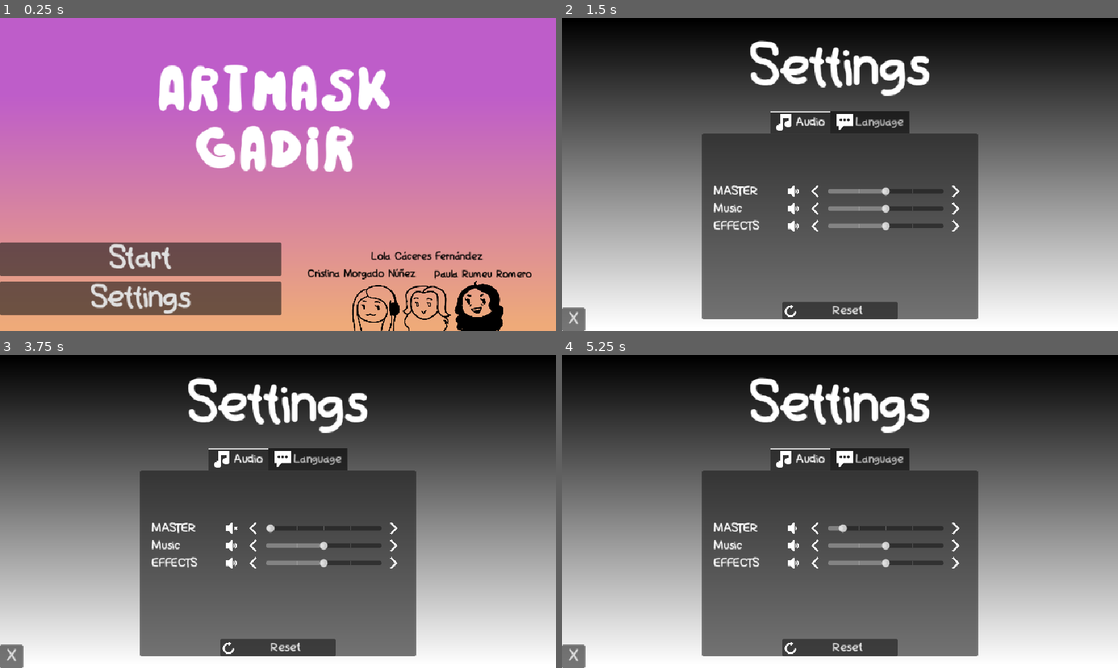
Above: before the commit, frames 1-4 (two rows, left to right).
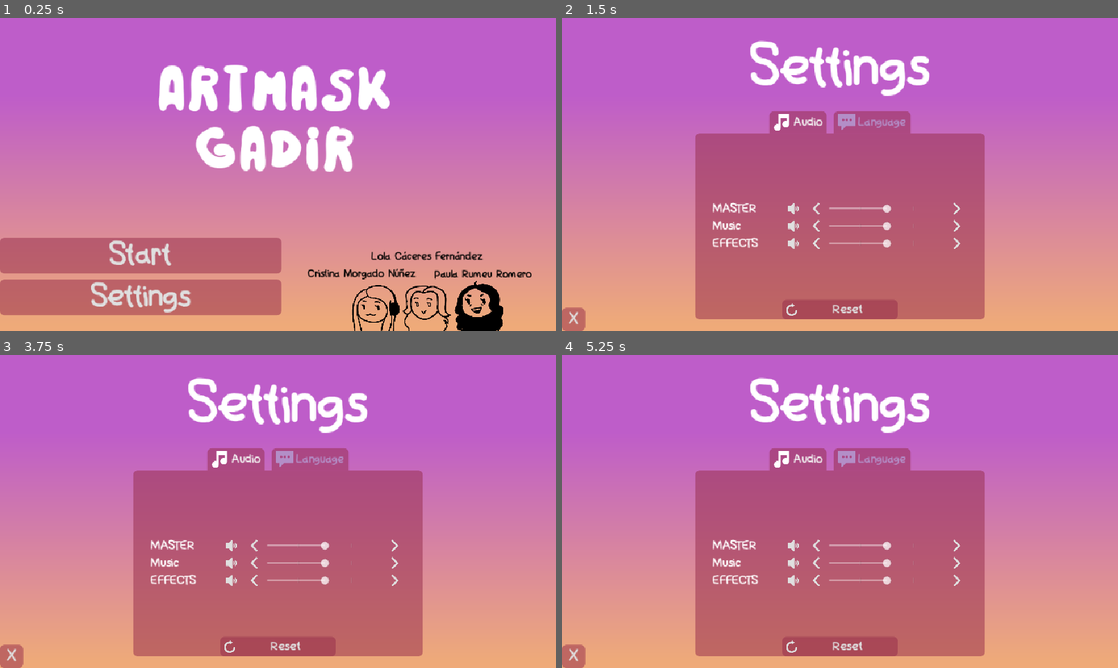
Above: after the commit, the same moments.

Repository: salem404/malagajam
Game: Godot game, scene res://scenes/main_menu.tscn
Two runs of this game, one before a commit and one after it. Both use one fixed random seed, a clock stepped at 60 frames per second and the inputs below.
Inputs (mouse positions are in pixels of both pictures, inside the frame that each line leads up to):
- Up to frame 1 (0.25 s): no input
- Up to frame 2 (1.5 s): click "Settings" at 0.5 s; click "Start" at 1.25 s
- Up to frame 3 (3.75 s): click "Start" at 2 s; click "Start" at 2.75 s; click (233, 527) at 3.52 s
- Up to frame 4 (5.25 s): click (817, 527) at 4.27 s; click (956, 527) at 5.02 s

The runs differ from the first frame. In frame 1, 11% of the frame differs, in the area x 0-51%, y 70-96%; in frame 2, 98%, in the area x 0-100%, y 0-100%; in frame 3, 98%; in frame 4, 98%.

Commit message:
feat: ✨ Tema final

Diff:
--- a/project.godot
+++ b/project.godot
@@ -21,9 +21,9 @@
 
 [autoload]
 
+AudioManager="*uid://bxhu3lxvcx2qd"
 ConfigManager="*uid://2vvqbbre80wg"
 TrozosRegistry="*uid://cg77lypfioher"
-AudioManager="*uid://bxhu3lxvcx2qd"
 
 [display]
 
--- a/scenes/create.tscn
+++ b/scenes/create.tscn
@@ -26,6 +26,14 @@
 shader_parameter/intensityY = 2.0
 shader_parameter/seed = 2002.0
 
+[sub_resource type="ShaderMaterial" id="ShaderMaterial_xcug1"]
+shader = ExtResource("2_b0hbb")
+shader_parameter/interval = 0.5
+shader_parameter/timeDelay = 0.0
+shader_parameter/intensityX = 2.0
+shader_parameter/intensityY = 6.0
+shader_parameter/seed = 8.0
+
 [sub_resource type="StyleBoxFlat" id="StyleBoxFlat_b0hbb"]
 bg_color = Color(0.74509805, 0.3647059, 0.7882353, 1)
 
@@ -35,6 +43,14 @@
 [sub_resource type="StyleBoxFlat" id="StyleBoxFlat_ee4bf"]
 bg_color = Color(0.7436546, 0.38700503, 0.6424372, 1)
 
+[sub_resource type="ShaderMaterial" id="ShaderMaterial_snhkh"]
+shader = ExtResource("2_b0hbb")
+shader_parameter/interval = 0.5
+shader_parameter/timeDelay = 0.0
+shader_parameter/intensityX = 2.0
+shader_parameter/intensityY = 2.0
+shader_parameter/seed = 50.0
+
 [node name="Create" type="VBoxContainer" unique_id=1630423358]
 anchors_preset = 15
 anchor_right = 1.0
@@ -69,7 +85,7 @@
 [node name="Model" type="Node2D" parent="Control/Preview/AspectRatioContainer/Mask" unique_id=1802959183]
 unique_name_in_owner = true
 material = SubResource("ShaderMaterial_t7pq5")
-position = Vector2(238, 263)
+position = Vector2(238, 289)
 
 [node name="AttachShape" type="Sprite2D" parent="Control/Preview/AspectRatioContainer/Mask/Model" unique_id=1159260493]
 use_parent_material = true
@@ -104,16 +120,19 @@
 alignment = 1
 
 [node name="cat_slot1" type="TextureRect" parent="Control/Preview/AspectRatioContainer/Mask/petition" unique_id=983862236]
+material = SubResource("ShaderMaterial_xcug1")
 layout_mode = 2
 texture = ExtResource("9_toonf")
 expand_mode = 2
 
 [node name="cat_slot2" type="TextureRect" parent="Control/Preview/AspectRatioContainer/Mask/petition" unique_id=858545972]
+material = SubResource("ShaderMaterial_xcug1")
 layout_mode = 2
 texture = ExtResource("9_toonf")
 expand_mode = 2
 
 [node name="cat_slot3" type="TextureRect" parent="Control/Preview/AspectRatioContainer/Mask/petition" unique_id=1499569591]
+material = SubResource("ShaderMaterial_xcug1")
 layout_mode = 2
 texture = ExtResource("9_toonf")
 expand_mode = 2
@@ -451,10 +470,10 @@
 anchors_preset = 15
 anchor_right = 1.0
 anchor_bottom = 1.0
-offset_left = 3.0
-grow_horizontal = 2
-grow_vertical = 2
-color = Color(0, 0, 0, 1)
+offset_left = -21.0
+grow_horizontal = 2
+grow_vertical = 2
+color = Color(0.48869473, 0.3742521, 0.89014494, 1)
 
 [node name="Label" type="Label" parent="CanvasLayer/ResultScreen" unique_id=1909537762]
 visible = false
@@ -475,7 +494,7 @@
 anchor_bottom = 1.0
 grow_horizontal = 2
 grow_vertical = 2
-alignment = 1
+alignment = 2
 
 [node name="petition1" type="HBoxContainer" parent="CanvasLayer/ResultScreen/VBoxContainer" unique_id=1244681309]
 layout_mode = 2
@@ -485,9 +504,10 @@
 [node name="ProgressBar" type="ProgressBar" parent="CanvasLayer/ResultScreen/VBoxContainer/petition1" unique_id=2135903472]
 layout_mode = 2
 size_flags_horizontal = 3
-size_flags_vertical = 1
+size_flags_vertical = 4
 
 [node name="cat_slot1" type="TextureRect" parent="CanvasLayer/ResultScreen/VBoxContainer/petition1" unique_id=3313250]
+material = SubResource("ShaderMaterial_snhkh")
 layout_mode = 2
 texture = ExtResource("9_toonf")
 expand_mode = 3
@@ -501,9 +521,10 @@
 [node name="ProgressBar" type="ProgressBar" parent="CanvasLayer/ResultScreen/VBoxContainer/petition2" unique_id=433631793]
 layout_mode = 2
 size_flags_horizontal = 3
-size_flags_vertical = 1
+size_flags_vertical = 4
 
 [node name="cat_slot2" type="TextureRect" parent="CanvasLayer/ResultScreen/VBoxContainer/petition2" unique_id=1055914919]
+material = SubResource("ShaderMaterial_snhkh")
 layout_mode = 2
 texture = ExtResource("9_toonf")
 expand_mode = 3
@@ -517,9 +538,10 @@
 [node name="ProgressBar" type="ProgressBar" parent="CanvasLayer/ResultScreen/VBoxContainer/petition3" unique_id=1293852620]
 layout_mode = 2
 size_flags_horizontal = 3
-size_flags_vertical = 1
+size_flags_vertical = 4
 
 [node name="cat_slot3" type="TextureRect" parent="CanvasLayer/ResultScreen/VBoxContainer/petition3" unique_id=1644051897]
+material = SubResource("ShaderMaterial_snhkh")
 layout_mode = 2
 texture = ExtResource("9_toonf")
 expand_mode = 3
--- a/scenes/settings.tscn
+++ b/scenes/settings.tscn
@@ -10,9 +10,12 @@
 [ext_resource type="Texture2D" uid="uid://cww7e2vwy154t" path="res://assets/Prinbles_YetAnotherIcons (beta) (9_7_2023)/svg/White-Icon/Repeat-Right.svg" id="7_am25x"]
 
 [sub_resource type="Gradient" id="Gradient_f4mfi"]
-
-[sub_resource type="GradientTexture2D" id="GradientTexture2D_es4n0"]
+offsets = PackedFloat32Array(0, 0.9826087)
+colors = PackedColorArray(0.7449832, 0.3633014, 0.78910446, 1, 0.93580663, 0.667182, 0.47418398, 1)
+
+[sub_resource type="GradientTexture2D" id="GradientTexture2D_gjs24"]
 gradient = SubResource("Gradient_f4mfi")
+fill_from = Vector2(0, 0.24358974)
 fill_to = Vector2(0, 1)
 
 [sub_resource type="LabelSettings" id="LabelSettings_manaa"]
@@ -27,14 +30,14 @@
 grow_vertical = 2
 script = ExtResource("1_5p8wc")
 
-[node name="Panel" type="TextureRect" parent="." unique_id=953083373]
+[node name="Panel2" type="TextureRect" parent="." unique_id=885525014]
 layout_mode = 1
 anchors_preset = 15
 anchor_right = 1.0
 anchor_bottom = 1.0
 grow_horizontal = 2
 grow_vertical = 2
-texture = SubResource("GradientTexture2D_es4n0")
+texture = SubResource("GradientTexture2D_gjs24")
 
 [node name="AjustesLabel" type="Label" parent="." unique_id=1992692996]
 layout_mode = 1
@@ -65,16 +68,13 @@
 tab_1/icon = ExtResource("2_gis3k")
 
 [node name="Audio" type="AspectRatioContainer" parent="MarginContainer/TabContainer" unique_id=209815922]
+custom_minimum_size = Vector2(500, 0)
 layout_mode = 2
 script = ExtResource("2_6wm04")
 metadata/_tab_index = 0
 
 [node name="MarginContainer" type="MarginContainer" parent="MarginContainer/TabContainer/Audio" unique_id=784630103]
 layout_mode = 2
-theme_override_constants/margin_left = 20
-theme_override_constants/margin_top = 0
-theme_override_constants/margin_right = 20
-theme_override_constants/margin_bottom = 60
 
 [node name="VBoxContainer" type="VBoxContainer" parent="MarginContainer/TabContainer/Audio/MarginContainer" unique_id=230728934]
 layout_mode = 2
@@ -351,6 +351,7 @@
 
 [node name="ui_language" type="AspectRatioContainer" parent="MarginContainer/TabContainer" unique_id=2035578903]
 visible = false
+custom_minimum_size = Vector2(500, 0)
 layout_mode = 2
 script = ExtResource("3_f4mfi")
 metadata/_tab_index = 1
--- a/scripts/trozos_registry.gd
+++ b/scripts/trozos_registry.gd
@@ -301,6 +301,37 @@
 		"mandibula",
 		{"futurista":1.0},
 		),
+	"miku_cabeza": Trozo.new(
+		14,
+		"cabeza",
+		{"cuqui":1.0},
+		),
+	"cabeza15": Trozo.new(
+		15,
+		"cabeza",
+		{"cuqui":1.0},
+		),
+	"miku_ojos": Trozo.new(
+		14,
+		"ojos",
+		{"cuqui":1.0},
+		),
+	"miku_mandibula": Trozo.new(
+		14,
+		"mandibula",
+		{"cuqui":0.5,"futurista":0.5},
+		),
+	"mandibula15": Trozo.new(
+		15,
+		"mandibula",
+		{"futurista":0.5,"macabro":0.5},
+		),
+	"cabeza16": Trozo.new(
+		16,
+		"cabeza",
+		{"futurista":0.5,"macabro":0.5},
+		),
+
 }
 
 
--- a/theme/base_theme.tres
+++ b/theme/base_theme.tres
@@ -1,13 +1,153 @@
 [gd_resource type="Theme" format=3 uid="uid://b6ji3rmwvgkvw"]
 
+[ext_resource type="StyleBox" uid="uid://bo3jo6y4cfhev" path="res://theme/transparente_rosa_btn.tres" id="1_21fca"]
+[ext_resource type="StyleBox" uid="uid://cn3h406x8vgf2" path="res://theme/transparente_rosa.tres" id="2_mfypk"]
+[ext_resource type="StyleBox" uid="uid://lgxyaevnnjbe" path="res://theme/transparente_rosa_tab.tres" id="3_5n10c"]
+
+[sub_resource type="StyleBoxFlat" id="StyleBoxFlat_21fca"]
+content_margin_left = 6.0
+content_margin_top = 6.0
+content_margin_right = 6.0
+content_margin_bottom = 6.0
+bg_color = Color(0.8150251, 0.30045033, 0.43936652, 0.5254902)
+corner_radius_top_left = 8
+corner_radius_top_right = 8
+corner_radius_bottom_right = 8
+corner_radius_bottom_left = 8
+shadow_color = Color(0.5375433, 0.2251156, 0.18985656, 0.6)
+shadow_offset = Vector2(5, 5)
+
+[sub_resource type="StyleBoxFlat" id="StyleBoxFlat_5n10c"]
+content_margin_left = 6.0
+content_margin_top = 6.0
+content_margin_right = 6.0
+content_margin_bottom = 6.0
+bg_color = Color(0.5242448, 0.15259162, 0.26036826, 0.5254902)
+corner_radius_top_left = 8
+corner_radius_top_right = 8
+corner_radius_bottom_right = 8
+corner_radius_bottom_left = 8
+shadow_color = Color(0.5375433, 0.2251156, 0.18985656, 0.6)
+shadow_offset = Vector2(5, 5)
+
+[sub_resource type="StyleBoxFlat" id="StyleBoxFlat_osrpa"]
+bg_color = Color(0.7231907, 0.52467155, 0.69512755, 1)
+border_width_left = 5
+border_width_top = 5
+border_width_right = 5
+border_width_bottom = 5
+border_color = Color(0.74509805, 0.3882353, 0.6431373, 1)
+expand_margin_top = 2.0
+expand_margin_bottom = 2.0
+
+[sub_resource type="StyleBoxFlat" id="StyleBoxFlat_fqa2u"]
+bg_color = Color(0.7231907, 0.52467155, 0.69512755, 1)
+border_width_left = 5
+border_width_top = 5
+border_width_right = 5
+border_width_bottom = 5
+border_color = Color(0.74509805, 0.3882353, 0.6431373, 1)
+expand_margin_top = 2.0
+expand_margin_bottom = 2.0
+
+[sub_resource type="StyleBoxFlat" id="StyleBoxFlat_mqwa4"]
+bg_color = Color(0.7231907, 0.52467155, 0.69512755, 1)
+border_width_left = 5
+border_width_top = 5
+border_width_right = 5
+border_width_bottom = 5
+border_color = Color(0.74509805, 0.3882353, 0.6431373, 1)
+expand_margin_top = 2.0
+expand_margin_bottom = 2.0
+
+[sub_resource type="StyleBoxTexture" id="StyleBoxTexture_21fca"]
+texture_margin_left = 2.0
+texture_margin_top = 2.0
+texture_margin_right = 1.0
+texture_margin_bottom = 1.0
+
+[sub_resource type="StyleBoxFlat" id="StyleBoxFlat_61lpa"]
+bg_color = Color(0.6601427, 0.20933974, 0.33797207, 0.5254902)
+corner_radius_top_left = 8
+corner_radius_top_right = 8
+corner_radius_bottom_right = 8
+corner_radius_bottom_left = 8
+shadow_color = Color(0.5375433, 0.2251156, 0.18985656, 0.6)
+shadow_offset = Vector2(5, 5)
+
+[sub_resource type="StyleBoxFlat" id="StyleBoxFlat_j41tq"]
+bg_color = Color(0.13591766, 0.0049497876, 0.1298697, 1)
+corner_radius_top_left = 8
+corner_radius_top_right = 8
+corner_radius_bottom_right = 8
+corner_radius_bottom_left = 8
+shadow_size = 1
+shadow_offset = Vector2(2, 2)
+
+[sub_resource type="StyleBoxFlat" id="StyleBoxFlat_8bxxw"]
+bg_color = Color(0.7436234, 0.22014019, 0.715879, 1)
+
+[sub_resource type="StyleBoxFlat" id="StyleBoxFlat_mfypk"]
+bg_color = Color(0.58619994, 0.17528927, 0.29396158, 0.5254902)
+corner_radius_top_left = 8
+corner_radius_top_right = 8
+corner_radius_bottom_right = 8
+corner_radius_bottom_left = 8
+shadow_color = Color(0.5375433, 0.2251156, 0.18985656, 0.6)
+shadow_offset = Vector2(5, 5)
+
+[sub_resource type="StyleBoxFlat" id="StyleBoxFlat_icw8h"]
+content_margin_left = 8.0
+content_margin_top = 2.0
+content_margin_right = 8.0
+content_margin_bottom = 2.0
+bg_color = Color(0.67241323, 0.2909049, 0.42287916, 0.5254902)
+corner_radius_top_left = 8
+corner_radius_top_right = 8
+shadow_color = Color(0.5375433, 0.2251156, 0.18985656, 0.6)
+shadow_offset = Vector2(5, 5)
+
+[sub_resource type="StyleBoxEmpty" id="StyleBoxEmpty_5n10c"]
+
+[sub_resource type="StyleBoxFlat" id="StyleBoxFlat_1co2q"]
+bg_color = Color(0.2671211, 0.6330378, 0.8853996, 1)
+border_color = Color(0.29123634, 0.085499145, 0.21997607, 1)
+corner_radius_top_left = 8
+corner_radius_top_right = 8
+corner_radius_bottom_right = 8
+corner_radius_bottom_left = 8
+
 [resource]
+Button/colors/icon_normal_color = Color(0.8745098, 0.8745098, 0.8745098, 1)
 Button/constants/h_separation = 4
 Button/constants/icon_max_width = 22
 Button/font_sizes/font_size = 25
-ColorPickerButton/styles/normal = null
+Button/styles/hover = SubResource("StyleBoxFlat_21fca")
+Button/styles/normal = ExtResource("1_21fca")
+Button/styles/pressed = SubResource("StyleBoxFlat_5n10c")
+ColorPickerButton/styles/hover = SubResource("StyleBoxFlat_osrpa")
+ColorPickerButton/styles/normal = SubResource("StyleBoxFlat_fqa2u")
+ColorPickerButton/styles/pressed = SubResource("StyleBoxFlat_mqwa4")
+HSlider/styles/slider = SubResource("StyleBoxTexture_21fca")
 MarginContainer/constants/margin_bottom = 20
 MarginContainer/constants/margin_left = 20
 MarginContainer/constants/margin_right = 20
 MarginContainer/constants/margin_top = 20
+Panel/styles/panel = null
+PopupMenu/styles/hover = SubResource("StyleBoxFlat_61lpa")
+PopupMenu/styles/panel = ExtResource("2_mfypk")
+ProgressBar/styles/background = SubResource("StyleBoxFlat_j41tq")
+ProgressBar/styles/fill = SubResource("StyleBoxFlat_8bxxw")
+TabContainer/colors/font_unselected_color = Color(0.7176471, 0.72156864, 0.9411765, 0.62352943)
+TabContainer/colors/icon_disabled_color = Color(0.6666667, 0.67058825, 0.9254902, 0.64705884)
+TabContainer/colors/icon_unselected_color = Color(0.7019608, 0.5568628, 0.78039217, 1)
 TabContainer/constants/icon_max_width = 30
+TabContainer/constants/tab_separation = 12
 TabContainer/font_sizes/font_size = 19
+TabContainer/styles/panel = SubResource("StyleBoxFlat_mfypk")
+TabContainer/styles/tab_focus = null
+TabContainer/styles/tab_hovered = SubResource("StyleBoxFlat_icw8h")
+TabContainer/styles/tab_selected = ExtResource("3_5n10c")
+TabContainer/styles/tab_unselected = ExtResource("3_5n10c")
+TabContainer/styles/tabbar_background = SubResource("StyleBoxEmpty_5n10c")
+VScrollBar/styles/scroll = SubResource("StyleBoxFlat_1co2q")
--- /dev/null
+++ b/theme/transparente_rosa.tres
@@ -0,0 +1,10 @@
+[gd_resource type="StyleBoxFlat" format=3 uid="uid://cn3h406x8vgf2"]
+
+[resource]
+bg_color = Color(0.58619994, 0.17528927, 0.29396158, 0.5254902)
+corner_radius_top_left = 8
+corner_radius_top_right = 8
+corner_radius_bottom_right = 8
+corner_radius_bottom_left = 8
+shadow_color = Color(0.5375433, 0.2251156, 0.18985656, 0.6)
+shadow_offset = Vector2(5, 5)
--- /dev/null
+++ b/theme/transparente_rosa_btn.tres
@@ -0,0 +1,14 @@
+[gd_resource type="StyleBoxFlat" format=3 uid="uid://bo3jo6y4cfhev"]
+
+[resource]
+content_margin_left = 6.0
+content_margin_top = 6.0
+content_margin_right = 6.0
+content_margin_bottom = 6.0
+bg_color = Color(0.58619994, 0.17528927, 0.29396158, 0.5254902)
+corner_radius_top_left = 8
+corner_radius_top_right = 8
+corner_radius_bottom_right = 8
+corner_radius_bottom_left = 8
+shadow_color = Color(0.5375433, 0.2251156, 0.18985656, 0.6)
+shadow_offset = Vector2(5, 5)
--- /dev/null
+++ b/theme/transparente_rosa_tab.tres
@@ -0,0 +1,12 @@
+[gd_resource type="StyleBoxFlat" format=3 uid="uid://lgxyaevnnjbe"]
+
+[resource]
+content_margin_left = 8.0
+content_margin_top = 2.0
+content_margin_right = 8.0
+content_margin_bottom = 2.0
+bg_color = Color(0.58619994, 0.17528927, 0.29396158, 0.5254902)
+corner_radius_top_left = 8
+corner_radius_top_right = 8
+shadow_color = Color(0.5375433, 0.2251156, 0.18985656, 0.6)
+shadow_offset = Vector2(5, 5)
Binary file added: assets/trozos/cabeza/14.png
Not shown, added: assets/trozos/cabeza/14.png.import
Binary file added: assets/trozos/cabeza/15.png
Not shown, added: assets/trozos/cabeza/15.png.import
Binary file added: assets/trozos/cabeza/16.png
Not shown, added: assets/trozos/cabeza/16.png.import
Binary file added: assets/trozos/mandibula/14.png
Not shown, added: assets/trozos/mandibula/14.png.import
Binary file added: assets/trozos/mandibula/15.png
Not shown, added: assets/trozos/mandibula/15.png.import
Binary file changed: assets/trozos/ojos/11.png
Binary file changed: assets/trozos/ojos/13.png
(and 5 more such lines)
